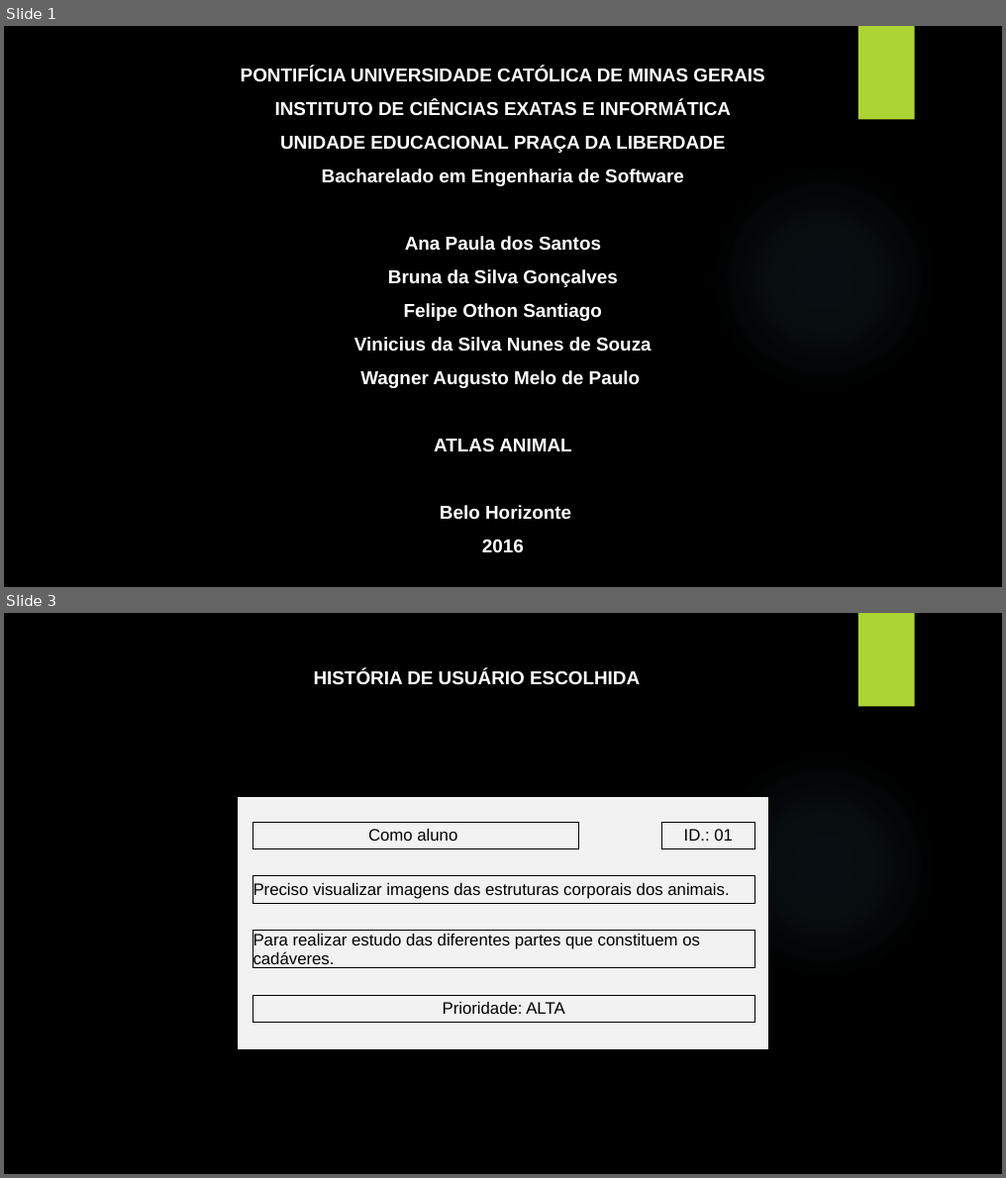
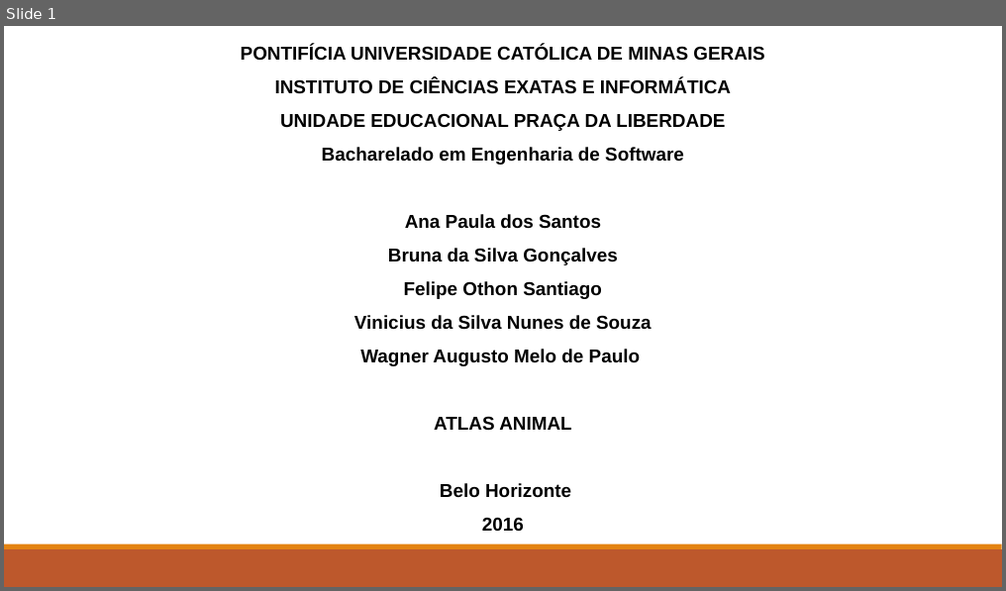
Before and after one commit to wagneramelo/tisAtlas, a slide deck: Documentos/Segunda apresentação TIS .pptx. Shown one above the other, each under a label of ours: slides 1 and 3 before the commit, slide 1 after it; the slides between them are not shown. The pictures are 1006x1178 and 1006x591 pixels, drawn with LibreOffice and Linux fonts; fonts in the diff are those of the drawing; background and template pictures are left out. Boxes give left, top, right and bottom in pixels: in the first picture for what was removed or moved away, otherwise in the second. Text is boxed around its words. In the diff, an @@ line names an element or a change of style, - is before the commit and + after.

Commit message:
Atualização documento e atualização do site parte Felipe  Othon

```diff
--- a/Documentos/Segunda apresentação TIS .pptx
+++ b/Documentos/Segunda apresentação TIS .pptx
@@ slide 3 removed at (4,613,1002,1174), background picture (left out); not listed: 2 template elements that a slide beside it also shows @@
@@ text removed at (314,669,640,685) @@
-HISTÓRIA DE USUÁRIO ESCOLHIDA
@@ table removed at (237,796,769,1053), 9 rows, 6 columns @@
- |  |  |  |  | 
- | Como aluno |  |  | ID.: 01 | 
- |  |  |  |  | 
- | Preciso visualizar imagens das estruturas corporais dos animais. |  |  |  | 
- |  |  |  |  | 
- | Para realizar estudo das diferentes partes que constituem os cadáveres. |  |  |  | 
- |  |  |  |  | 
- | Prioridade: ALTA |  |  |  | 
- |  |  |  |  | 
@@ slide 1 changed as well @@
@@ background picture (left out) to #FFFFFF @@
@@ text "PONTIFÍCIA UNIVERSIDADE CATÓLICA DE MINAS ..." at (241,45,764,532): text colour #FFFFFF to #000000 @@
@@ rectangle removed at (858,26,915,120) @@
@@ ellipse removed at (709,163,939,393) @@
@@ rectangle added at (4,550,1002,587), fill #BD582C @@
@@ rectangle added at (4,545,1002,550), fill #E48312 @@
```
Also in this commit, not shown: 4 other slides changed, 4 slides added, 2 other slides removed, 8 other files.
